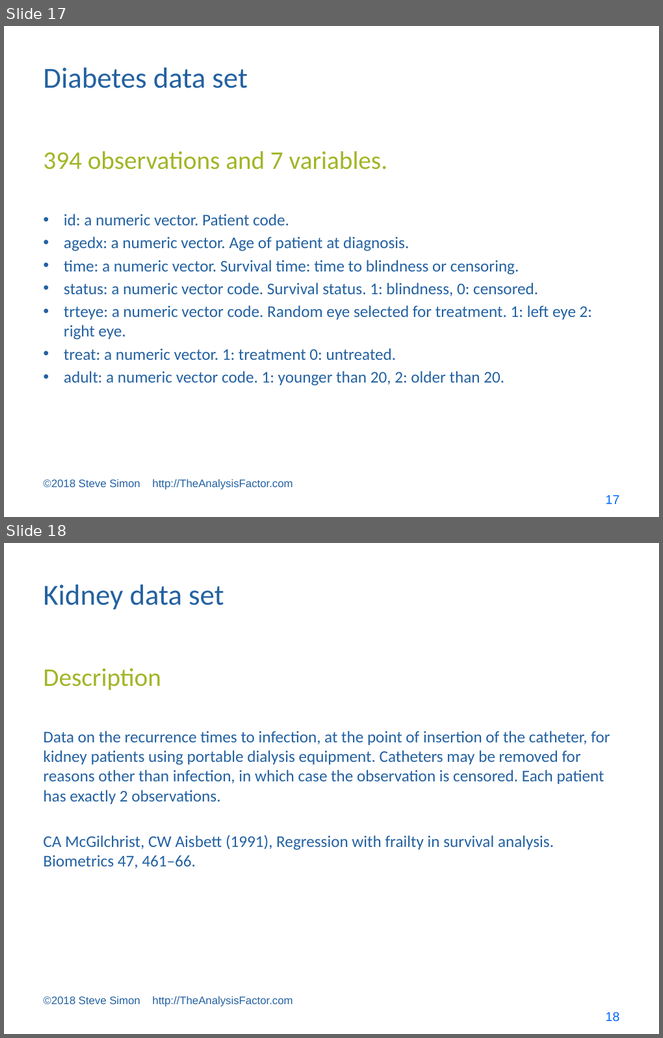
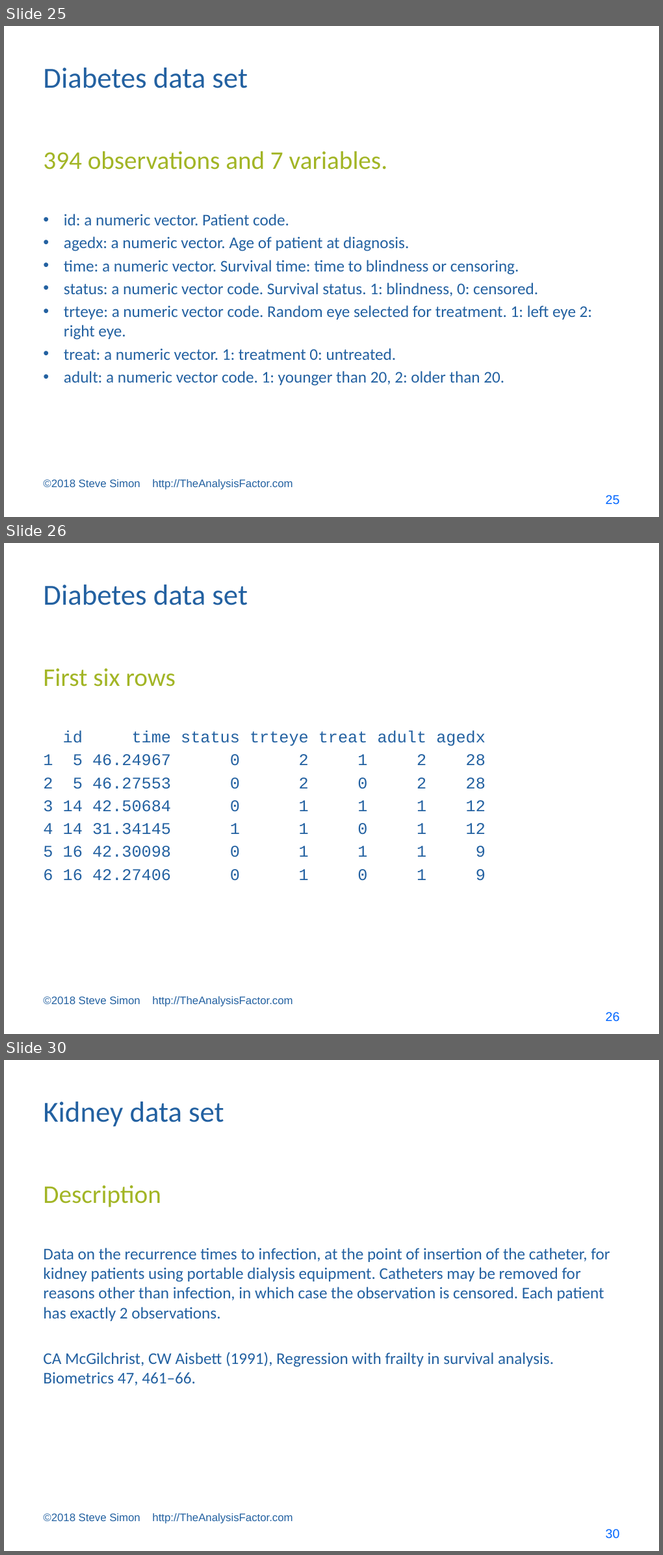
Before and after one commit to pmean/survival-models, a slide deck: bin/survival lecture 7.pptx. Shown one above the other, each under a label of ours: slides 17 and 18 before the commit, slides 25, 26 and 30 after it; the slides between them are not shown. The pictures are 663x1038 and 663x1555 pixels, drawn with LibreOffice and Linux fonts; fonts in the diff are those of the drawing. Boxes give left, top, right and bottom in pixels: in the first picture for what was removed or moved away, otherwise in the second. Text is boxed around its words. In the diff, an @@ line names an element or a change of style, - is before the commit and + after.

```diff
--- a/bin/survival lecture 7.pptx
+++ b/bin/survival lecture 7.pptx
@@ slide 26 added at bbox=[4, 543, 659, 1034], background #FFFFFF @@
@@ title added at bbox=[43, 585, 248, 605], 32 pt, text #2361A1 @@
+Diabetes data set
@@ text added at bbox=[43, 668, 175, 687], 28 pt, text #A2B525 @@
+First six rows
@@ text added at bbox=[43, 730, 486, 881], 18 pt, text #2361A1 @@
+id time status trteye treat adult agedx
+1 5 46.24967 0 2 1 2 28
+2 5 46.27553 0 2 0 2 28
+3 14 42.50684 0 1 1 1 12
+4 14 31.34145 1 1 0 1 12
+5 16 42.30098 0 1 1 1 9
+6 16 42.27406 0 1 0 1 9
@@ text added at bbox=[43, 997, 293, 1007], 12 pt, text #2361A1 @@
+©2018 Steve Simon http://TheAnalysisFactor.com
@@ page number added at bbox=[606, 1012, 620, 1022], 14 pt, text #0066FF @@
+26
@@ what was slide 17 is now slide 25 @@
@@ page number at bbox=[606, 495, 620, 505]: text changed @@
-17
+25
@@ what was slide 18 is now slide 30 @@
@@ page number at bbox=[606, 1529, 620, 1539]: text changed @@
-18
+30
```
Also in this commit, not shown: 5 slides changed, 18 other slides added, 4 other files.
